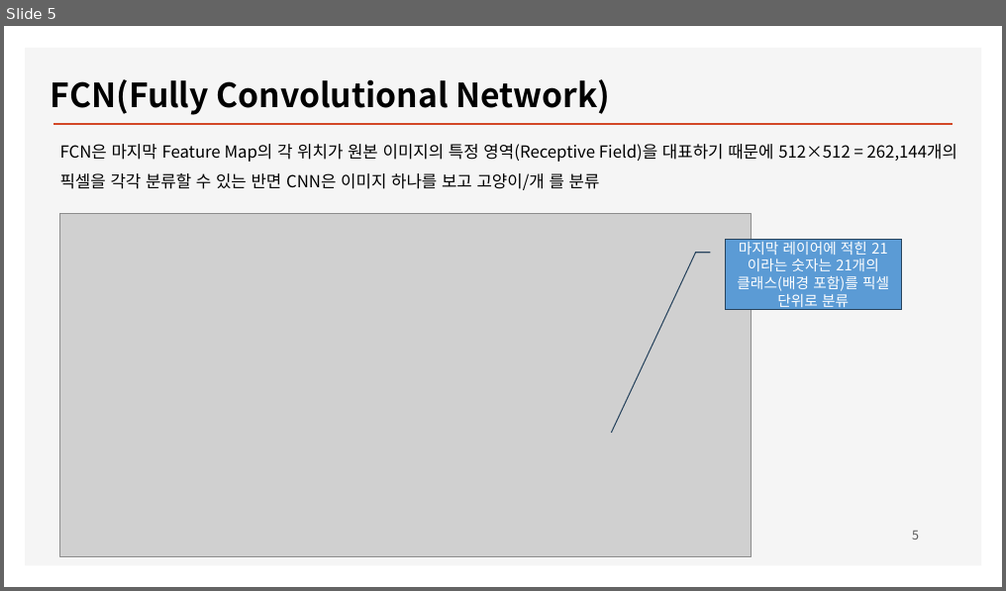
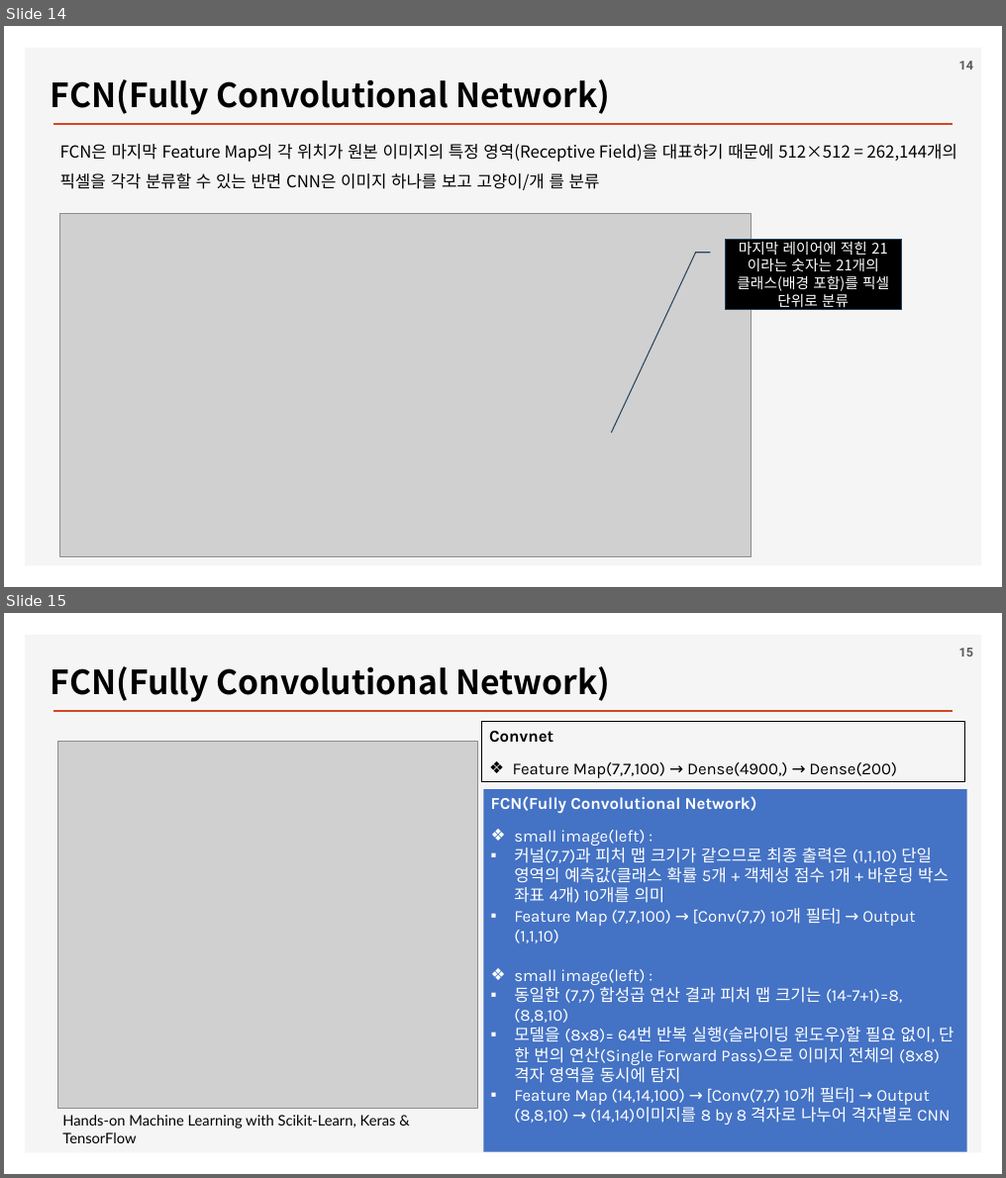
Before and after one commit to ancestor9/2026_Fall_Deep-Learning-with-Python, a slide deck: Chapter 11 Image segmentation.pptx. Shown one above the other, each under a label of ours: slide 5 before the commit, slides 14 and 15 after it. The pictures are 1006x591 and 1006x1178 pixels, drawn with LibreOffice and Linux fonts; fonts in the diff are those of the drawing; grey boxes stand for pictures; background and template pictures are left out. Boxes give left, top, right and bottom in pixels: in the first picture for what was removed or moved away, otherwise in the second. Text is boxed around its words. In the diff, an @@ line names an element or a change of style, - is before the commit and + after.

```diff
--- a/Chapter 11 Image segmentation.pptx
+++ b/Chapter 11 Image segmentation.pptx
@@ slide 15 added at [4,613,1002,1174], background #FFFFFF; not listed: 2 template elements that a slide beside it also shows @@
@@ text added at [51,666,610,702], 32 pt, text #000000, bold @@
+FCN(Fully Convolutional Network)
@@ page number added at [959,648,973,657], 12 pt, text #595959, bold @@
+15
@@ rectangle added at [481,722,965,782], outline #000000 0.75 pt, 16 pt, text #000000 @@
+Convnet
+❖ Feature Map(7,7,100) → Dense(4900,) → Dense(200)
@@ picture added at [57,742,477,1109] @@
@@ rectangle added at [484,789,967,1153], fill #4472C4, 16 pt, text #FFFFFF @@
+FCN(Fully Convolutional Network)
+❖ small image(left) :
+▪ 커널(7,7)과 피처 맵 크기가 같으므로 최종 출력은 (1,1,10) 단일 영역의 예측값(클래스 확률 5개 + 객체성 점수 1개 + 바운딩 박스 좌표 4개) 10개를 의미
+▪ Feature Map (7,7,100) → [Conv(7,7) 10개 필터] → Output (1,1,10)
+❖ small image(left) :
+▪ 동일한 (7,7) 합성곱 연산 결과 피처 맵 크기는 (14-7+1)=8, (8,8,10)
+▪ 모델을 (8x8)= 64번 반복 실행(슬라이딩 윈도우)할 필요 없이, 단 한 번의 연산(Single Forward Pass)으로 이미지 전체의 (8x8)격자 영역을 동시에 탐지
+▪ Feature Map (14,14,100) → [Conv(7,7) 10개 필터] → Output (8,8,10) → (14,14)이미지를 8 by 8 격자로 나누어 격자별로 CNN
@@ text added at [62,1115,396,1144], 14 pt, text #000000 @@
+Hands-on Machine Learning with Scikit-Learn, Keras & TensorFlow
@@ what was slide 5 is now slide 14 @@
@@ slide 14 changed as well @@
@@ page number added at [959,61,973,70], 12 pt, text #595959, bold @@
+14
@@ border callout "마지막 레이어에 적힌 21이라는 숫자는 ..." at [725,240,902,310]: fill #5B9BD5 to #000000 @@
@@ page number removed at [912,531,919,540] @@
-5
```
Also in this commit, not shown: 10 other slides changed, 14 other slides added.
